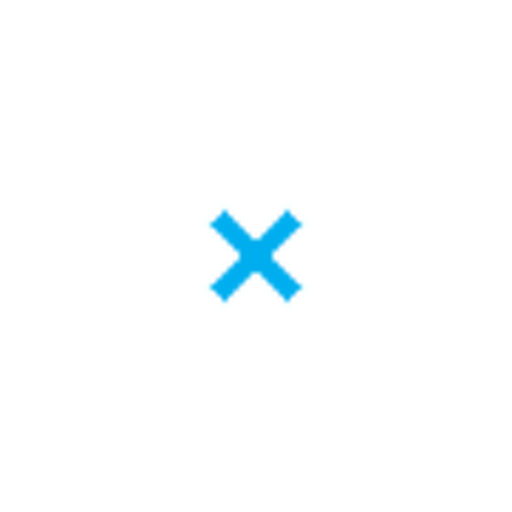
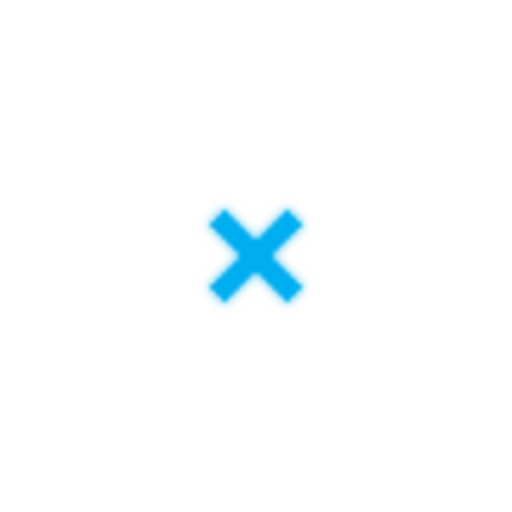
Revision of a layered 512×512 image; what changed, layer by layer:
painted on "Ellipse 1" over [200,200,312,312]
